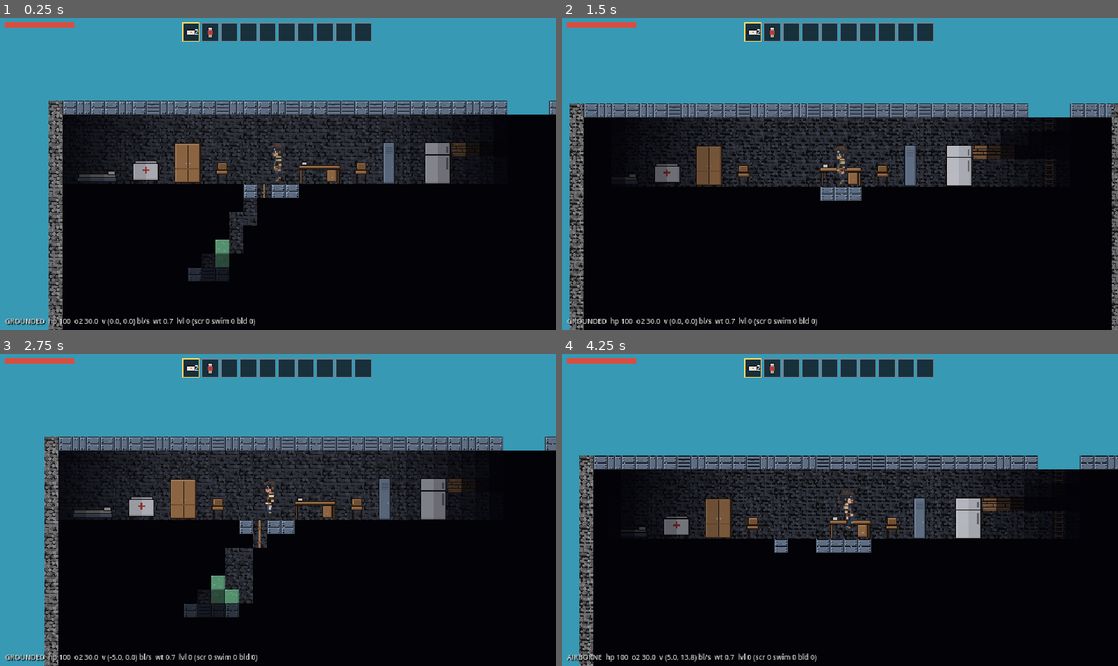
Above: before the commit, frames 1-4 (two rows, left to right).
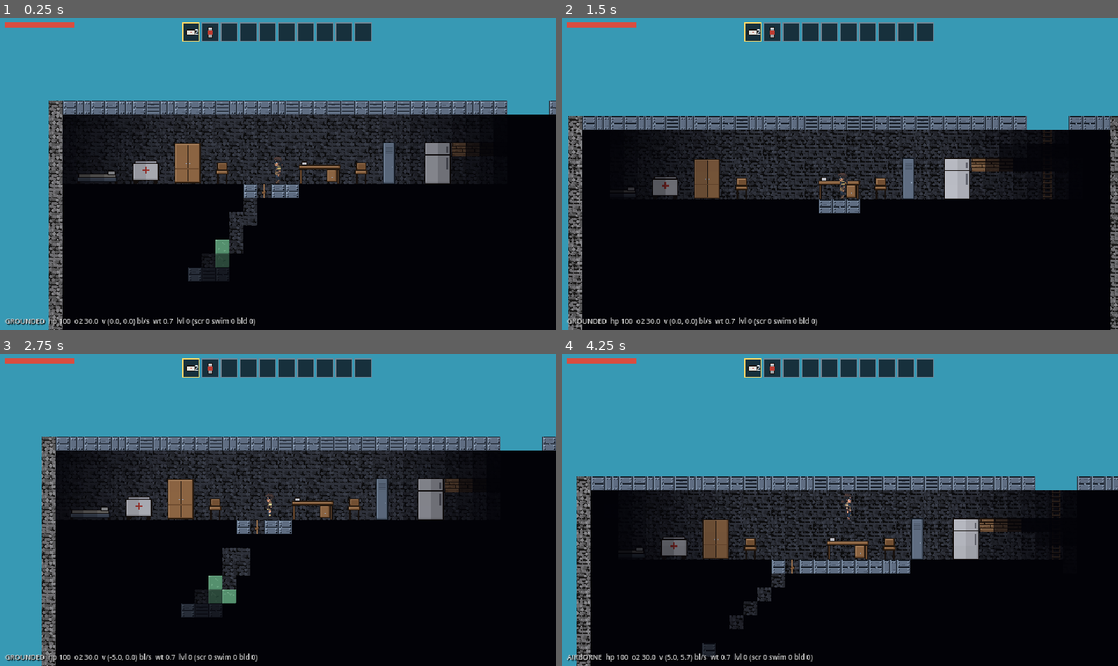
Above: after the commit, the same moments.

Repository: wilbur6689/SunkenCity
Game: Godot game, scene res://scenes/test/test_tower.tscn
Two runs of this game, one before a commit and one after it. Both use one fixed random seed, a clock stepped at 60 frames per second and the inputs below.
Inputs (mouse positions are in pixels of both pictures, inside the frame that each line leads up to):
- Up to frame 1 (0.25 s): no input
- Up to frame 2 (1.5 s): tap Enter at 0.5 s; move the mouse to (962, 158) at 0.52 s; hold D (move_right) 0.53-1.25 s; hold C (crouch) 0.53-1.25 s; click (962, 158) at 0.67 s; tap Space (jump) at 0.77 s; drag from (728, 189) to (812, 236) at 1.27 s
- Up to frame 3 (2.75 s): move the mouse to (333, 441) at 2.02 s; hold A (move_left) from 2.03 s (still down); tap E (interact) at 2.1 s
- Up to frame 4 (4.25 s): release A (move_left) at 2.75 s; drag from (812, 572) to (673, 463) at 2.77 s; move the mouse to (1006, 556) at 3.52 s; press the mouse at (1006, 556) at 3.53 s; hold D (move_right) from 3.53 s (still down); tap Space (jump) at 3.77 s

The runs differ from the first frame. In frame 1, 0.1% of the frame differs, in the area x 48-52%, y 40-54%; in frame 2, 17%; in frame 3, 7.7%; in frame 4, 21%, in the area x 2-100%, y 32-100%.

Commit message:
Revert the player rescale (back to 1x, 12x22 hitbox)
The 1.5x character scale is reverted per user feel-check; hitboxes
return to 12x22 standing / 12x12 compact. Kept from that batch: shorter
low furniture, the stronger ladder top-out hop, and the roof-based jump
test (valid at any size). WS-05 note updated accordingly.

Co-Authored-By: Claude Fable 5 <noreply@anthropic.com>
Claude-Session: https://claude.ai/code/session_01GxDZSizaHKPW71DMqToXjC

Diff:
--- a/scenes/player.tscn
+++ b/scenes/player.tscn
@@ -5,18 +5,17 @@
 [ext_resource type="Script" path="res://scripts/player/interaction.gd" id="3_interaction"]
 
 [sub_resource type="RectangleShape2D" id="RectangleShape2D_hitbox"]
-size = Vector2(14, 40)
+size = Vector2(12, 22)
 
 [node name="Player" type="CharacterBody2D" groups=["player"]]
 script = ExtResource("1_player")
 
 [node name="CollisionShape2D" type="CollisionShape2D" parent="."]
-position = Vector2(0, -8)
+position = Vector2(0, 1)
 shape = SubResource("RectangleShape2D_hitbox")
 
 [node name="Sprite2D" type="Sprite2D" parent="."]
-position = Vector2(0, -12)
-scale = Vector2(1.5, 1.5)
+position = Vector2(0, -4)
 texture = ExtResource("2_sprite")
 hframes = 7
 vframes = 2
--- a/scripts/constants.gd
+++ b/scripts/constants.gd
@@ -35,12 +35,11 @@
 const SURFACE_FLOAT_HEIGHT_PX: float = 4.0 # compact hitbox top sits this far above the waterline
 const SURFACE_TREAD_STIFFNESS: float = 12.0 # 1/s — auto-tread pull toward the float line
 
-# --- Hitboxes (rescaled 2026-08-31: sprite drawn at 1.5x = ~45px ≈ 2.8 blocks,
-# matching the 2.5-3-block canon; standing no longer fits 2-block gaps, so
-# crawling is required there per the original WS-05) ---
-const PLAYER_SPRITE_SCALE: float = 1.5
-const STAND_HITBOX: Vector2 = Vector2(14, 40)
-const COMPACT_HITBOX: Vector2 = Vector2(14, 14) # crawling and swimming; fits 1-block holes
+# --- Hitboxes (WS-02: compact form fits 1-block holes; the 1.5x rescale was
+# tried and reverted 2026-08-31 — the ~30px sprite at 1x is the kept look) ---
+const PLAYER_SPRITE_SCALE: float = 1.0
+const STAND_HITBOX: Vector2 = Vector2(12, 22)
+const COMPACT_HITBOX: Vector2 = Vector2(12, 12) # crawling and swimming
 
 # --- Oxygen & drowning (WS-08, GD-20) ---
 const BASE_OXYGEN_SECONDS: float = 30.0
Not shown, changed: CLAUDE.md
Not shown, changed: docs/MVP-checklist.md
Not shown, changed: docs/OpenQuestions.md
